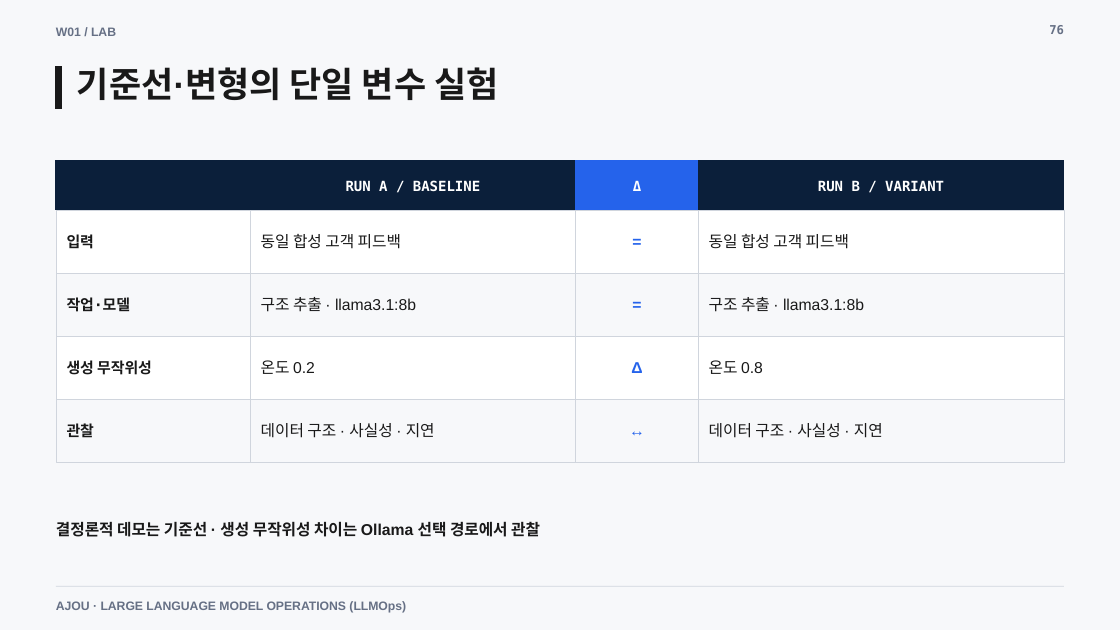
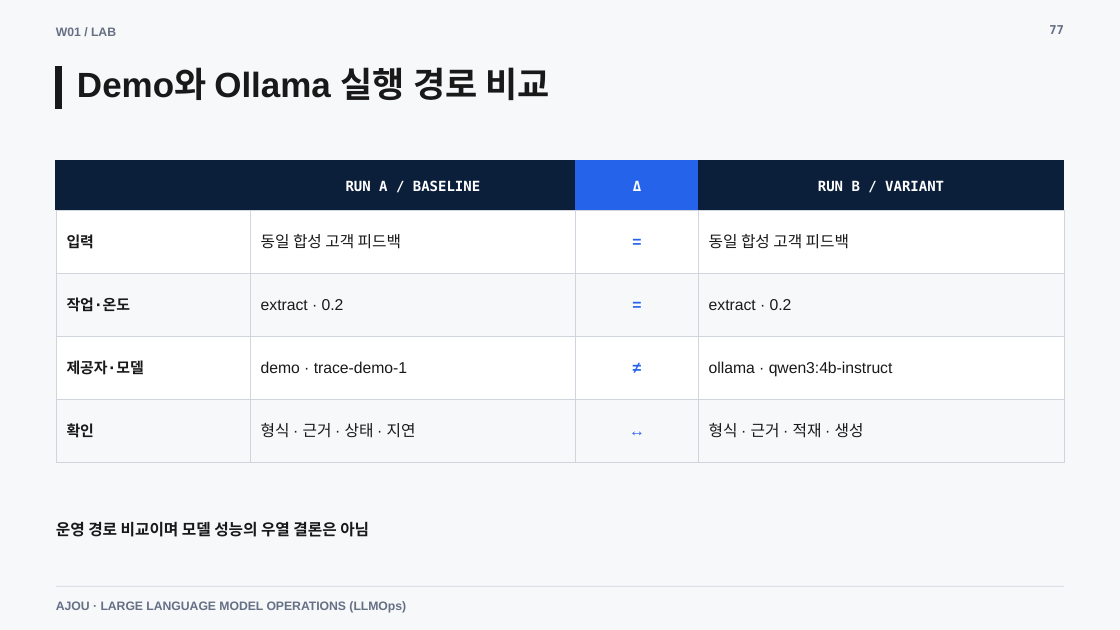
Before and after one commit to smilesjcha/llmops-16week, a slide deck: slide 77 of week01/lecture/01_week1_llmops_kickoff.pptx (slide 76 before the commit). Drawn at 1120x630 pixels with LibreOffice and Linux fonts; fonts in the diff are those of the drawing. Boxes give left, top, right and bottom in pixels: in the first picture for what was removed or moved away, otherwise in the second. Text is boxed around its words. In the diff, an @@ line names an element or a change of style, - is before the commit and + after.

Commit message:
Improve Week 01 Ollama runtime and course materials

```diff
--- a/week01/lecture/01_week1_llmops_kickoff.pptx
+++ b/week01/lecture/01_week1_llmops_kickoff.pptx
@@ text at (1049, 25, 1064, 34): text changed @@
-76
+77
@@ text at (77, 67, 549, 100): text changed @@
-기준선·변형의 단일 변수 실험
+Demo와 Ollama 실행 경로 비교
@@ text at (67, 297, 131, 312): text changed @@
-작업·모델
+작업·온도
@@ text at (261, 299, 344, 310): text changed @@
-구조 추출 · llama3.1:8b
+extract · 0.2
@@ text at (709, 299, 792, 310): text changed @@
-구조 추출 · llama3.1:8b
+extract · 0.2
@@ text at (67, 360, 144, 375): text changed @@
-생성 무작위성
+제공자·모델
@@ text at (261, 361, 407, 373): text changed @@
-온도 0.2
+demo · trace-demo-1
@@ text at (631, 362, 642, 373): text changed @@
-Δ
+≠
@@ text at (709, 361, 893, 377): text changed @@
-온도 0.8
+ollama · qwen3:4b-instruct
@@ text at (67, 423, 94, 438): text changed @@
-관찰
+확인
@@ text at (261, 423, 416, 438): text changed @@
-데이터 구조 · 사실성 · 지연
+형식 · 근거 · 상태 · 지연
@@ text at (709, 423, 864, 438): text changed @@
-데이터 구조 · 사실성 · 지연
+형식 · 근거 · 적재 · 생성
@@ text at (56, 521, 369, 537): text changed @@
-결정론적 데모는 기준선 · 생성 무작위성 차이는 Ollama 선택 경로에서 관찰
+운영 경로 비교이며 모델 성능의 우열 결론은 아님
```
Also in this commit, not shown: 14 other slides changed, 3 slides added, 3 slides removed, 20 other files.
